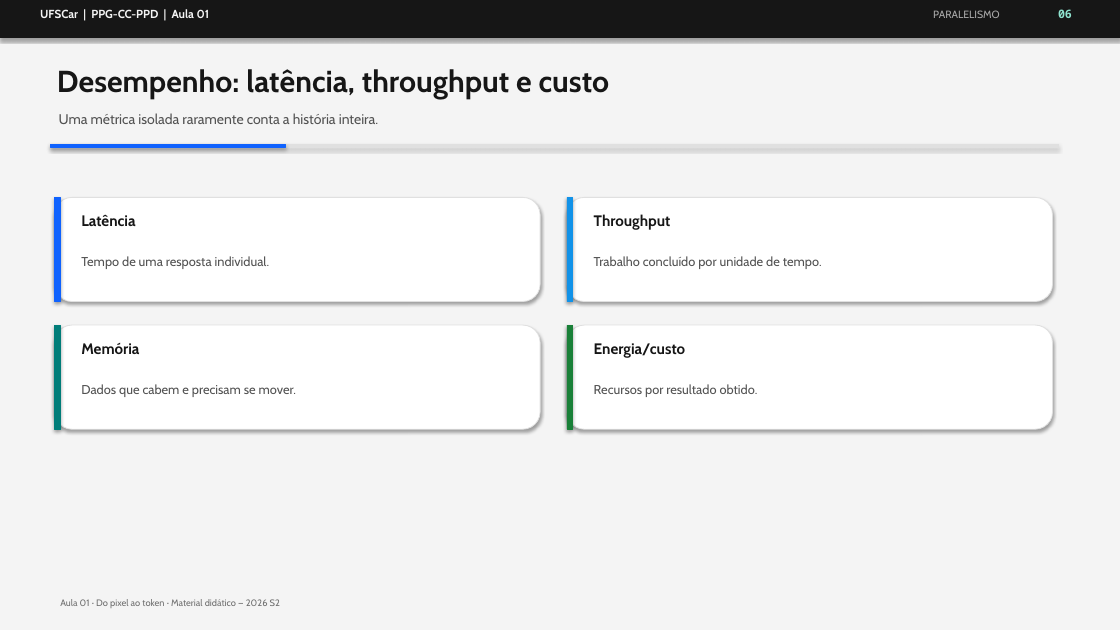
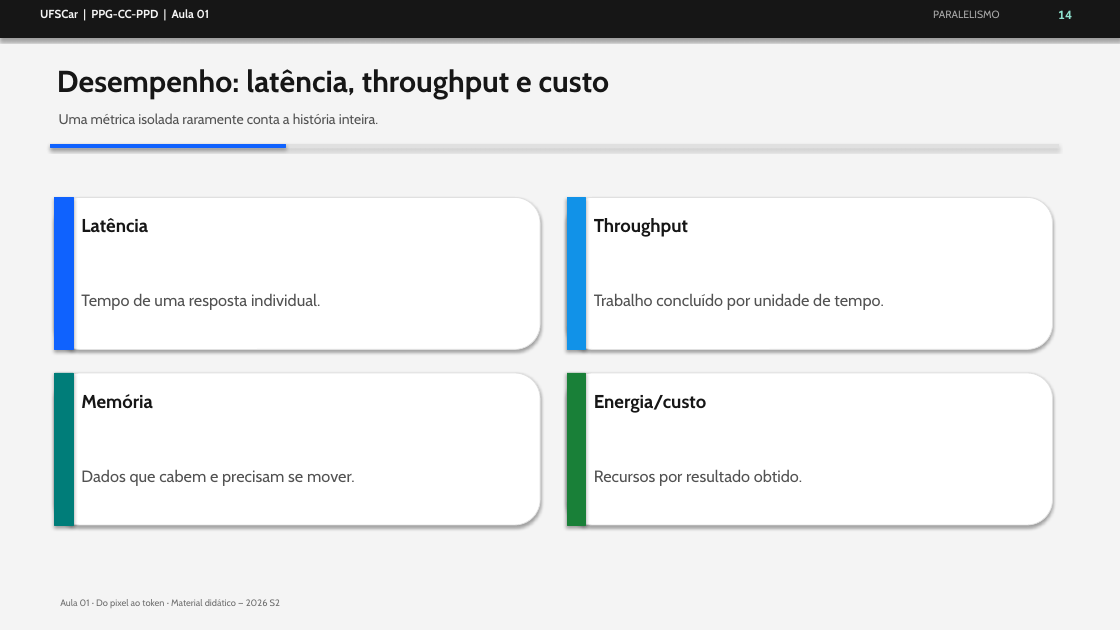
Before and after one commit to M3g4r00t/pescd-ufscar-ppd-2026-s2, a slide deck: slide 15 of content/aula_00_ppd_ufscar.pptx (slide 16 before the commit). Drawn at 1120x630 pixels with LibreOffice and Linux fonts; fonts in the diff are those of the drawing. Boxes give left, top, right and bottom in pixels: in the first picture for what was removed or moved away, otherwise in the second. Text is boxed around its words. In the diff, an @@ line names an element or a change of style, - is before the commit and + after.

```diff
--- a/content/aula_00_ppd_ufscar.pptx
+++ b/content/aula_00_ppd_ufscar.pptx
@@ text removed at box(1058, 9, 1072, 18) @@
-06
@@ text added at box(1058, 10, 1072, 19), 10 pt, text #8FE3CF, bold @@
+14
@@ rounded rectangle: place and size @@
-rounded rectangle at box(55, 197, 540, 302)
+rounded rectangle at box(55, 197, 540, 350)
@@ rectangle: place and size @@
-rectangle at box(55, 197, 60, 302)
+rectangle at box(55, 197, 73, 350)
@@ rounded rectangle: place and size @@
-rounded rectangle at box(567, 197, 1053, 302)
+rounded rectangle at box(567, 197, 1053, 350)
@@ rectangle: place and size @@
-rectangle at box(567, 197, 573, 302)
+rectangle at box(567, 197, 586, 350)
@@ text "Tempo de uma resposta individual.": place and size @@
-text "Tempo de uma resposta individual." at box(81, 256, 270, 269)
+text "Tempo de uma resposta individual." at box(81, 293, 320, 310)
@@ text "Trabalho concluído por unidade de ...": place and size @@
-text "Trabalho concluído por unidade de ..." at box(594, 256, 822, 269)
+text "Trabalho concluído por unidade de ..." at box(594, 293, 884, 310)
@@ rounded rectangle: place and size @@
-rounded rectangle at box(55, 325, 540, 429)
+rounded rectangle at box(55, 373, 540, 525)
@@ rectangle: place and size @@
-rectangle at box(55, 325, 60, 429)
+rectangle at box(55, 373, 73, 525)
@@ text "Memória": place and size @@
-text "Memória" at box(81, 343, 139, 354)
+text "Memória" at box(81, 394, 153, 408)
@@ rounded rectangle: place and size @@
-rounded rectangle at box(567, 325, 1053, 429)
+rounded rectangle at box(567, 373, 1053, 525)
@@ rectangle: place and size @@
-rectangle at box(567, 325, 573, 429)
+rectangle at box(567, 373, 586, 525)
@@ size 13 to 16 pt in 4 elements at box(81, 218, 148, 233), box(594, 218, 688, 237), box(81, 394, 153, 408), box(594, 395, 707, 413) @@
@@ text "Energia/custo": place and size @@
-text "Energia/custo" at box(594, 343, 686, 358)
+text "Energia/custo" at box(594, 395, 707, 413)
@@ text "Dados que cabem e precisam ...": place and size @@
-text "Dados que cabem e precisam ..." at box(81, 384, 296, 397)
+text "Dados que cabem e precisam ..." at box(81, 469, 355, 486)
@@ size 11 to 14 pt in 4 elements at box(81, 293, 320, 310), box(594, 293, 884, 310), box(81, 469, 355, 486), box(594, 469, 802, 486) @@
@@ text "Recursos por resultado obtido.": place and size @@
-text "Recursos por resultado obtido." at box(594, 384, 758, 397)
+text "Recursos por resultado obtido." at box(594, 469, 802, 486)
```
Also in this commit, not shown: 13 other slides changed, 9 slides added, 24 slides removed, 5 other files.
